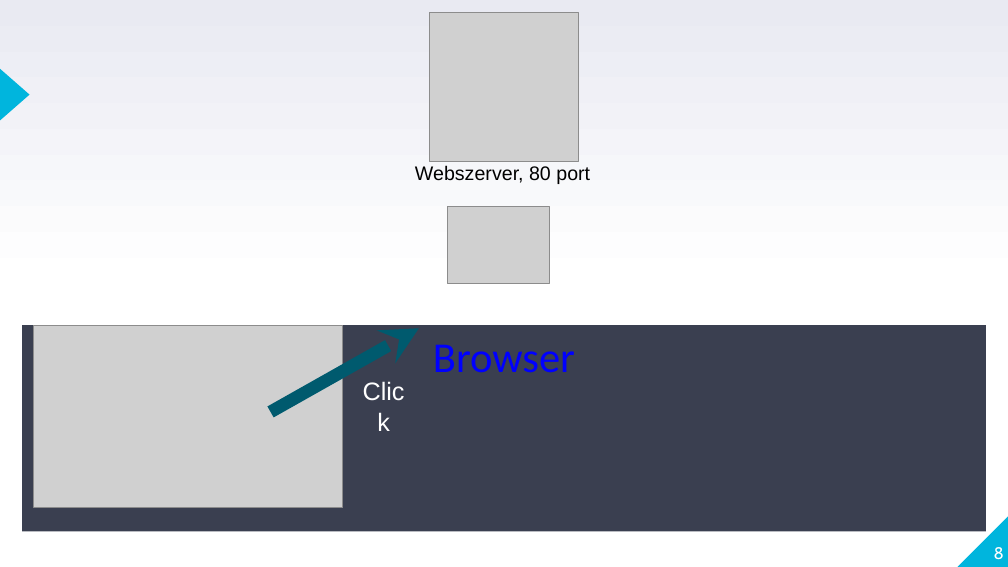
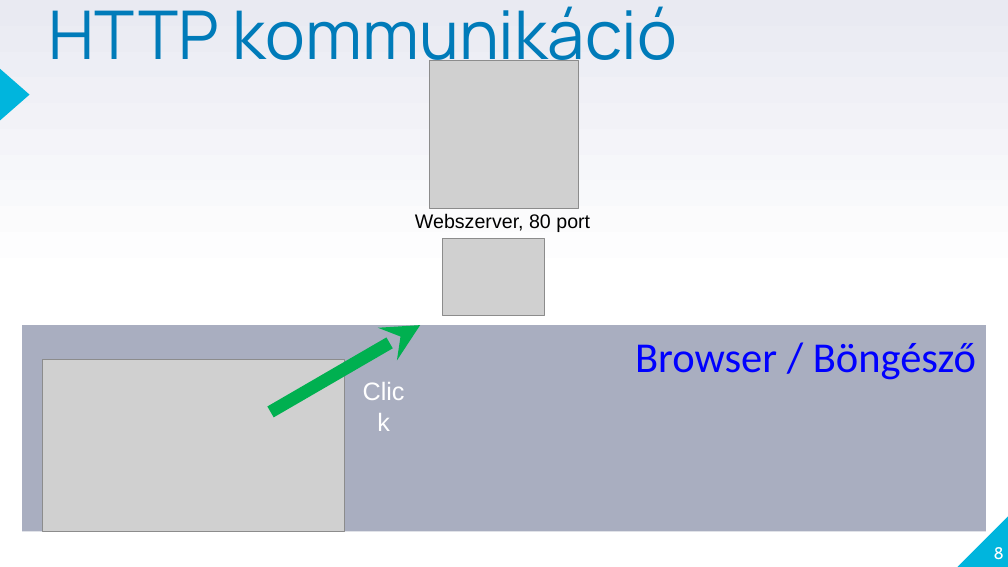
Before and after one commit to laszlofeher/phpalapok, a slide deck: slide 8 of 1Alkalom(6oras)/Php1_bevezeto.pptx. Drawn at 1008x567 pixels with LibreOffice and Linux fonts; fonts in the diff are those of the drawing; grey boxes stand for pictures. Boxes give left, top, right and bottom in pixels: in the first picture for what was removed or moved away, otherwise in the second. Text is boxed around its words. In the diff, an @@ line names an element or a change of style, - is before the commit and + after.

```diff
--- a/1Alkalom(6oras)/Php1_bevezeto.pptx
+++ b/1Alkalom(6oras)/Php1_bevezeto.pptx
@@ title added at (x1=49, y1=6, x2=677, y2=77), 48 pt, text #007BB9 @@
+HTTP kommunikáció
@@ picture moved from (x1=429, y1=13, x2=578, y2=161) to (x1=429, y1=60, x2=578, y2=209) @@
@@ text "Webszerver, 80 port" moved from (x1=415, y1=165, x2=590, y2=184) to (x1=415, y1=213, x2=590, y2=232) @@
@@ picture moved from (x1=448, y1=207, x2=549, y2=284) to (x1=443, y1=239, x2=544, y2=317) @@
@@ rectangle "Browser / Böngésző" at (x1=22, y1=326, x2=986, y2=532): fill #3A3F50 to #A9AEC0 @@
@@ arrow moved from (419, 329) - (270, 412) to (420, 326) - (270, 412) @@
@@ arrow (420, 326) - (270, 412): stroke #005A6E 9 pt to #00B050 9 pt @@
@@ picture resized from (x1=34, y1=326, x2=343, y2=508) to (x1=42, y1=359, x2=345, y2=531) @@
@@ text in rectangle at (x1=635, y1=343, x2=976, y2=380): text changed @@
-Browser
+Browser / Böngésző
```
Also in this commit, not shown: 6 other slides changed, 1 other file.
